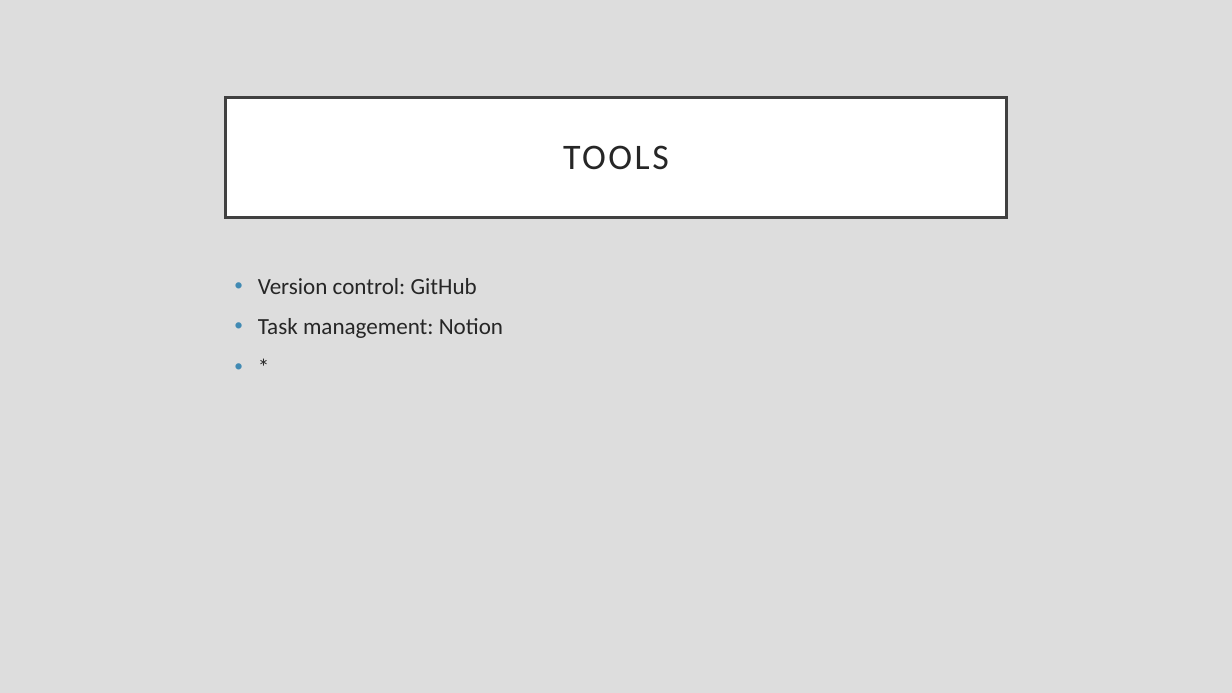
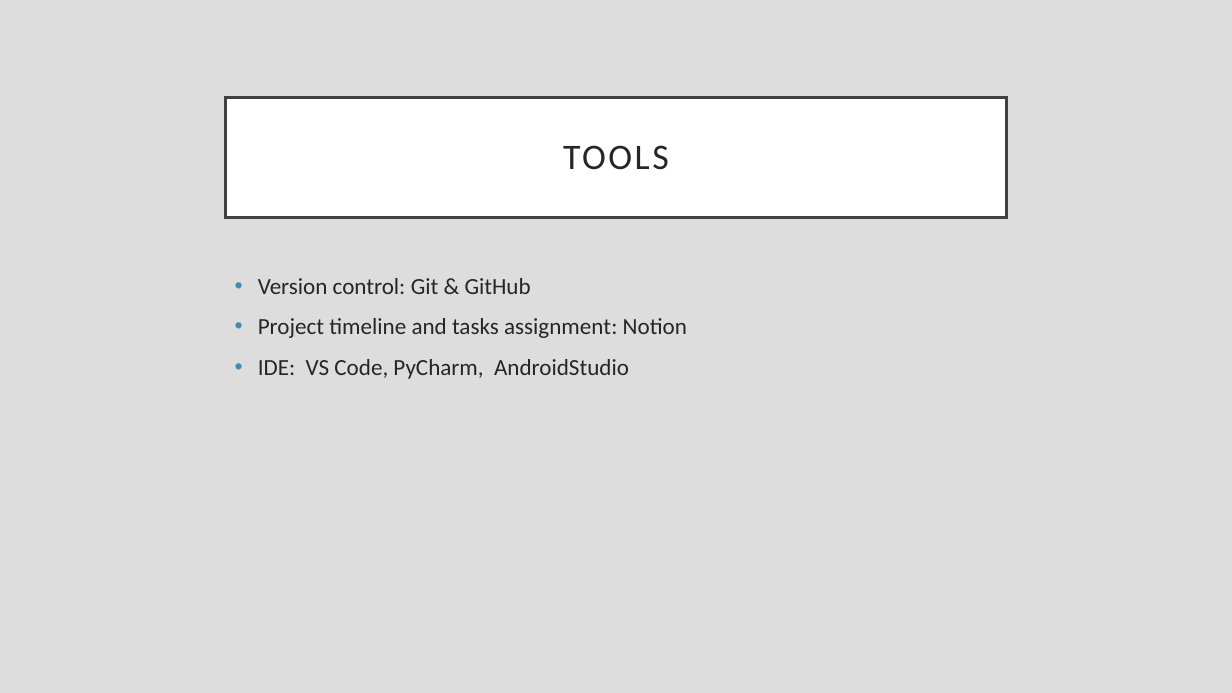
Before and after one commit to reddiamond1234/app-for-training-analisys, a slide deck: slide 6 of ProjectPresentation.pptx (slide 8 before the commit). Drawn at 1232x693 pixels with LibreOffice and Linux fonts; fonts in the diff are those of the drawing. Boxes give left, top, right and bottom in pixels: in the first picture for what was removed or moved away, otherwise in the second. Text is boxed around its words. In the diff, an @@ line names an element or a change of style, - is before the commit and + after.

```diff
--- a/ProjectPresentation.pptx
+++ b/ProjectPresentation.pptx
@@ text at box(258, 278, 687, 379): text changed @@
-• Version control: GitHub
-• Task management: Notion
-• *
+• Version control: Git & GitHub
+• Project timeline and tasks assignment: Notion
+• IDE: VS Code, PyCharm, AndroidStudio
```
Also in this commit, not shown: 5 other slides changed, 4 slides added, 3 slides removed, 2 other files.
